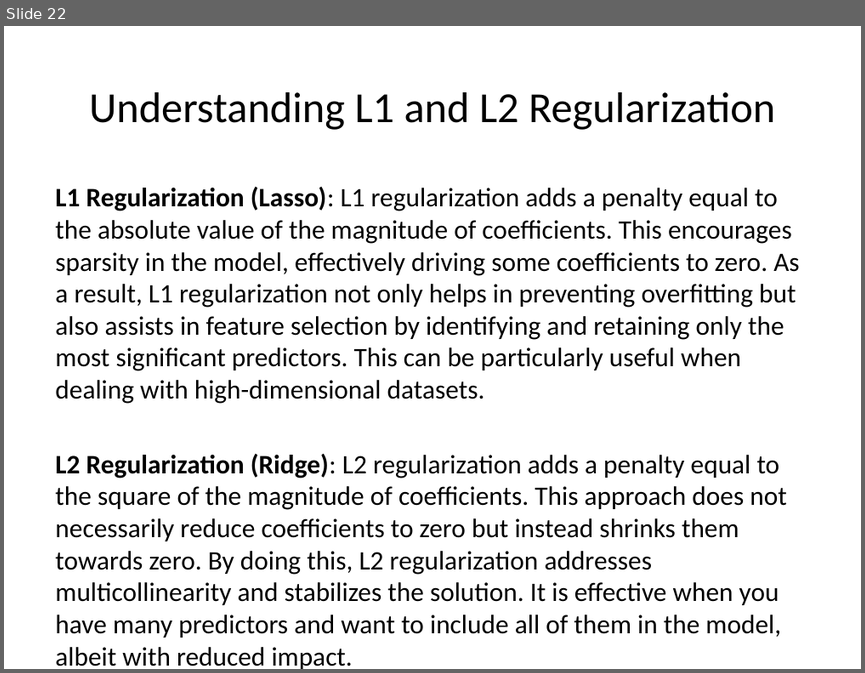
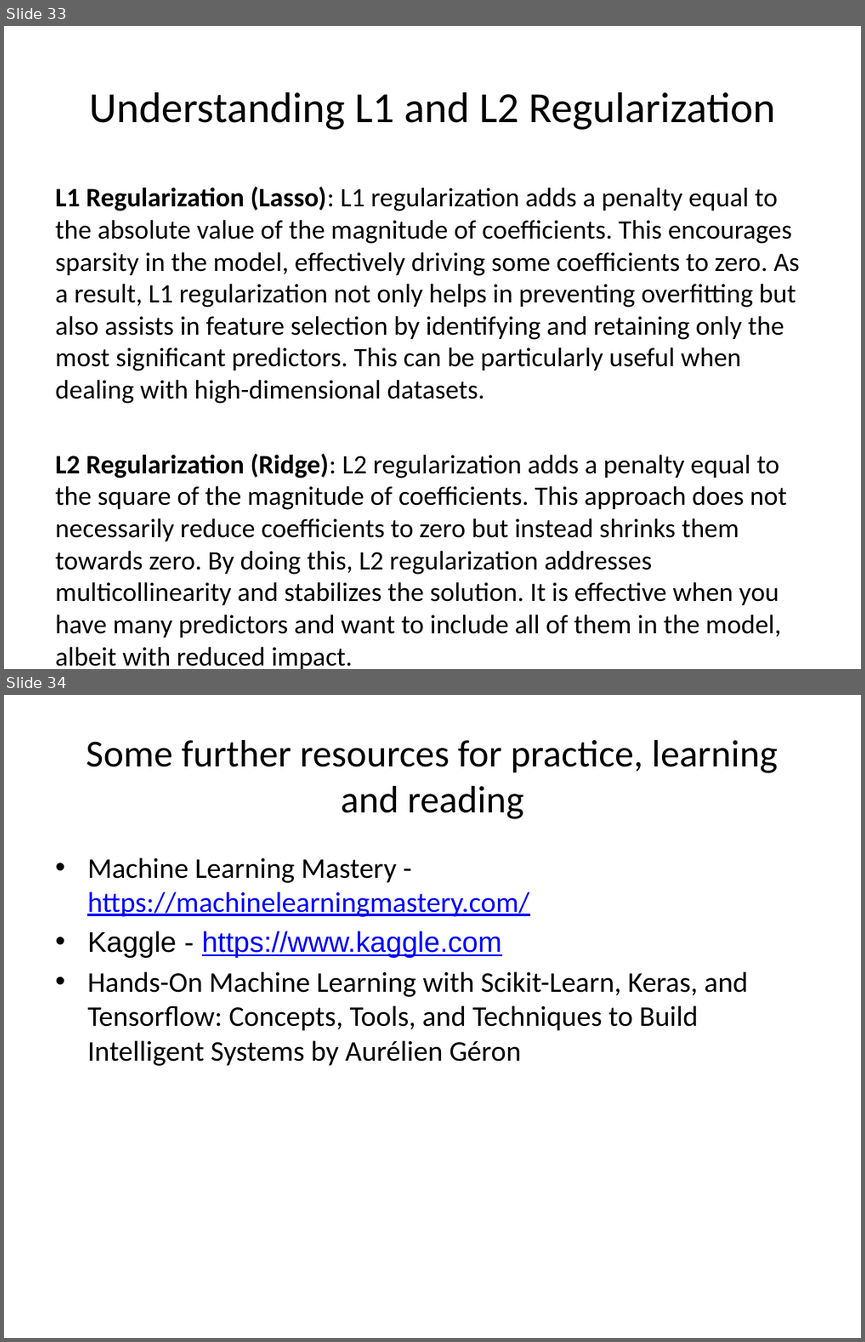
Before and after one commit to sraorao/ML_DL_intro_python_HT2025, a slide deck: Session_1_ML_DL_intro_python_MT2024.pptx. Shown one above the other, each under a label of ours: slide 22 before the commit, slides 33 and 34 after it. The pictures are 865x673 and 865x1342 pixels, drawn with LibreOffice and Linux fonts; fonts in the diff are those of the drawing. Boxes give left, top, right and bottom in pixels: in the first picture for what was removed or moved away, otherwise in the second. Text is boxed around its words. In the diff, an @@ line names an element or a change of style, - is before the commit and + after.

```diff
--- a/Session_1_ML_DL_intro_python_MT2024.pptx
+++ b/Session_1_ML_DL_intro_python_MT2024.pptx
@@ slide 34 added at <box>4,695,861,1338</box>, background #FFFFFF @@
@@ title added at <box>86,740,778,819</box>, 32 pt, text #000000 @@
+Some further resources for practice, learning and reading
@@ text added at <box>87,857,748,1066</box>, 24 pt, text #000000 @@
+• Machine Learning Mastery - https://machinelearningmastery.com/
+• Kaggle - https://www.kaggle.com
+• Hands-On Machine Learning with Scikit-Learn, Keras, and Tensorflow: Concepts, Tools, and Techniques to Build Intelligent Systems by Aurélien Géron
@@ what was slide 22 is now slide 33 @@
```
Also in this commit, not shown: 8 slides changed, 11 other slides added.
